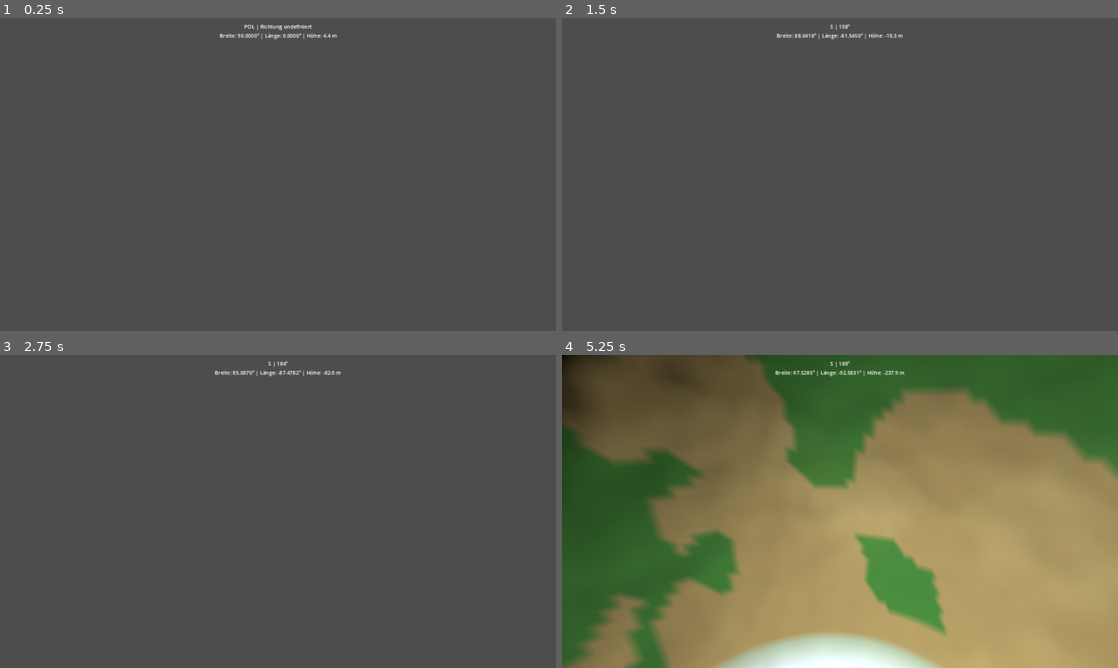
Above: before the commit, frames 1-4 (two rows, left to right).
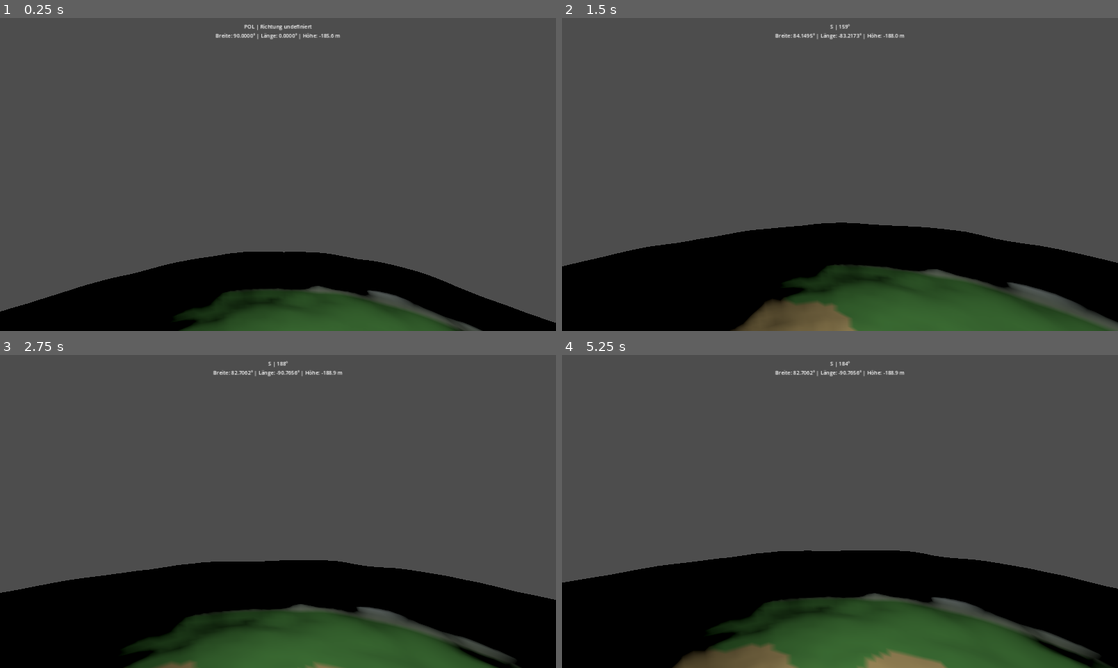
Above: after the commit, the same moments.

Repository: JojoCabana/The-Norloland
Game: Godot game, scene res://main.tscn
The game is run twice, just before and just after one commit, with the same random seed, the same clock (stepped at 60 frames per second) and the same inputs.
Inputs (mouse positions are in pixels of both pictures, inside the frame that each line leads up to):
- Up to frame 1 (0.25 s): no input
- Up to frame 2 (1.5 s): tap Enter at 0.5 s; move the mouse to (867, 174) at 0.52 s; hold W from 0.53 s (still down); tap Space at 0.77 s; move the mouse to (812, 174) at 1.27 s
- Up to frame 3 (2.75 s): keep holding W; tap Space at 1.52 s; move the mouse to (289, 505) at 2.02 s
- Up to frame 4 (5.25 s): keep holding W; move the mouse to (834, 517) at 2.77 s; tap Space at 3.02, 3.77, 4.52 s; move the mouse to (878, 514) at 3.52 s; move the mouse to (795, 508) at 4.27 s; move the mouse to (845, 511) at 5.02 s

The runs differ from the first frame. In frame 1, 17% of the frame differs, in the area x 0-100%, y 4-100%; in frame 2, 29%; in frame 3, 30%; in frame 4, 99%, in the area x 0-100%, y 0-100%.

Commit message:
Set mini planet below 128m diameter and synchronize spawn and compass

Diff:
--- a/MiniPlanetDemo/main.tscn
+++ b/MiniPlanetDemo/main.tscn
@@ -14,7 +14,7 @@
 script = ExtResource("1")
 
 [node name="Player" type="CharacterBody3D" parent="."]
-position = Vector3(0, 255, 0)
+position = Vector3(0, 65, 0)
 script = ExtResource("2")
 
 [node name="CollisionShape3D" type="CollisionShape3D" parent="Player"]
